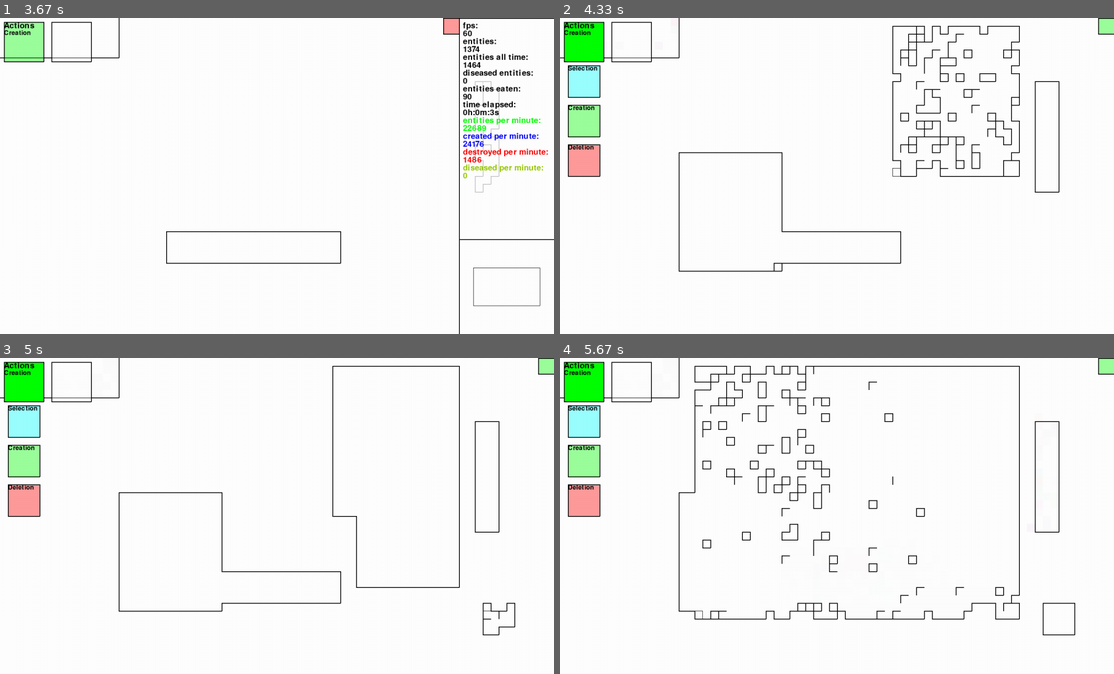
Above: before the commit, frames 1-4 (two rows, left to right).
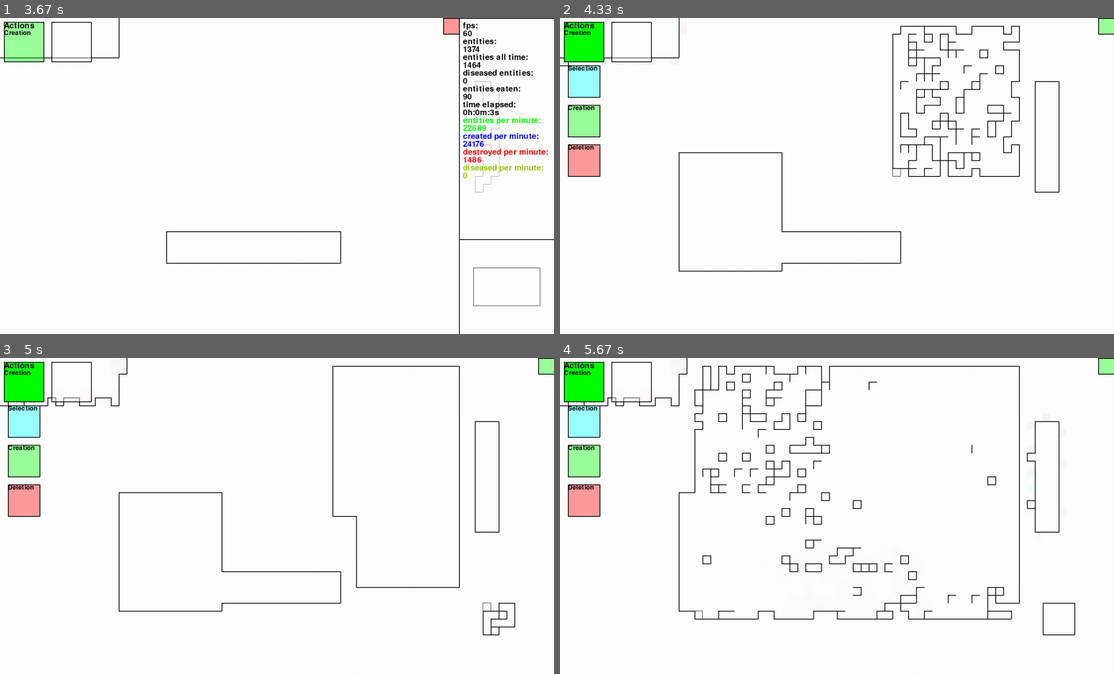
Above: after the commit, the same moments.

Repository: sbwhitt/pygame-life-simulation
Game: pygame game, started from main.py
The game is run twice, just before and just after one commit, with the same random seed, the same clock (stepped at 60 frames per second) and the same inputs.
Inputs (mouse positions are in pixels of both pictures, inside the frame that each line leads up to):
- Up to frame 1 (3.67 s): click (448, 24) at 0.38 s; press the mouse at (72, 40) at 0.7 s; move the mouse to (77, 103) at 0.8 s; release the mouse at (77, 166) at 0.93 s; tap Enter at 1 s; press the mouse at (22, 40) at 1.37 s; move the mouse to (144, 166) at 1.47 s; release the mouse at (265, 289) at 1.6 s; press the mouse at (22, 119) at 1.7 s; move the mouse to (44, 144) at 1.8 s; release the mouse at (72, 166) at 1.93 s; press the mouse at (22, 119) at 2.03 s; move the mouse to (127, 207) at 2.13 s; release the mouse at (232, 292) at 2.27 s; press the mouse at (548, 24) at 2.37 s; move the mouse to (376, 74) at 2.47 s; release the mouse at (204, 125) at 2.6 s; press the mouse at (72, 40) at 2.7 s; move the mouse to (199, 84) at 2.8 s; release the mouse at (332, 128) at 2.93 s; press the mouse at (504, 286) at 3.03 s; move the mouse to (337, 258) at 3.13 s; release the mouse at (171, 232) at 3.27 s; press the mouse at (504, 286) at 3.37 s; move the mouse to (493, 185) at 3.47 s; release the mouse at (476, 84) at 3.6 s
- Up to frame 2 (4.33 s): press the mouse at (582, 40) at 3.7 s; move the mouse to (681, 153) at 3.8 s; release the mouse at (776, 270) at 3.93 s; press the mouse at (1008, 24) at 4.03 s; move the mouse to (953, 97) at 4.13 s; release the mouse at (892, 172) at 4.27 s
- Up to frame 3 (5 s): press the mouse at (448, 364) at 4.37 s; move the mouse to (404, 474) at 4.47 s; release the mouse at (360, 585) at 4.6 s; press the mouse at (504, 626) at 4.7 s; move the mouse to (493, 617) at 4.8 s; release the mouse at (481, 607) at 4.93 s
- Up to frame 4 (5.67 s): press the mouse at (1008, 364) at 5.03 s; move the mouse to (925, 452) at 5.13 s; release the mouse at (837, 544) at 5.27 s; press the mouse at (1008, 364) at 5.37 s; move the mouse to (853, 490) at 5.47 s; release the mouse at (698, 613) at 5.6 s

Frame 1 is identical in both runs. In frame 2, 1.5% of the frame differs, in the area x 0-83%, y 2-81%; in frame 3, 0.2%; in frame 4, 2.8%, in the area x 0-86%, y 0-83%.

Commit message:
replace dirs with settings

Diff:
--- a/src/entities/entity.py
+++ b/src/entities/entity.py
@@ -19,11 +19,10 @@
             self.dna = DNA(args[2])
         else:
             self.dna = DNA(utils.get_random_color())
-        self.dirs = [(0, -settings.ENT_WIDTH), (-settings.ENT_WIDTH, 0), (0, settings.ENT_WIDTH), (settings.ENT_WIDTH, 0)]
 
     def update(self, surroundings: list["Entity"]) -> "Entity":
-        if self.dna.diseased:
-            self.dna.recover()
+        # if self.dna.diseased:
+        #     self.dna.recover()
         neighbor = self._choose_neighbor(surroundings)
         if neighbor != None:
             return neighbor
@@ -42,7 +41,6 @@
                 offspring.dna.mutate()
             else:
                 offspring.dna.inherit(self.dna)
-
             self._degenerate()
             self._broadcast(offspring)
             return offspring
@@ -72,13 +70,13 @@
     def _move(self, choice: int) -> None:
         if self.dna.move_timer > settings.MOVE_INTERVAL:
             if choice == 0 and self.rect.top != 0:  # up
-                self.rect = self.rect.move(0, -settings.ENT_WIDTH)
+                self.rect = self.rect.move(settings.DIRS[choice][0], settings.DIRS[choice][1])
             elif choice == 1 and self.rect.left != 0:  # left
-                self.rect = self.rect.move(-settings.ENT_WIDTH, 0)
+                self.rect = self.rect.move(settings.DIRS[choice][0], settings.DIRS[choice][1])
             elif choice == 2 and self.rect.bottom <= settings.WORLD_SIZE:  # down
-                self.rect = self.rect.move(0, settings.ENT_WIDTH)
+                self.rect = self.rect.move(settings.DIRS[choice][0], settings.DIRS[choice][1])
             elif choice == 3 and self.rect.right < settings.WORLD_SIZE:  # right
-                self.rect = self.rect.move(settings.ENT_WIDTH, 0)
+                self.rect = self.rect.move(settings.DIRS[choice][0], settings.DIRS[choice][1])
             self.dna.move_timer = 0
             self.loc = (self.rect.left, self.rect.top)
 
@@ -98,8 +96,8 @@
             if self.edges[i]:
                 choices.append(i)
         if len(choices) > 0:
-            choice = random.randint(0, len(choices)-1)
-            return utils.add_twoples(self.loc, self.dirs[choice])
+            choice = choices[random.randint(0, len(choices)-1)]
+            return utils.add_twoples(self.loc, settings.DIRS[choice])
         return None
 
     def _degenerate(self) -> None:
--- a/src/interface/mouse.py
+++ b/src/interface/mouse.py
@@ -39,10 +39,6 @@
         self.click_timer = 0
         self.spawn_modulus = 250
         self.spawn_interval = 0
-        self.deltas = [(settings.ENT_WIDTH, 0), (-settings.ENT_WIDTH, 0),
-                       (0, -settings.ENT_WIDTH), (0, settings.ENT_WIDTH),
-                       (settings.ENT_WIDTH, settings.ENT_WIDTH), (-settings.ENT_WIDTH, settings.ENT_WIDTH),
-                       (settings.ENT_WIDTH, -settings.ENT_WIDTH), (-settings.ENT_WIDTH, -settings.ENT_WIDTH)]
 
     def render_cursor(self, screen: pygame.display, i_map_active: bool) -> None:
         if not i_map_active:
@@ -51,8 +47,8 @@
 
     def spawn_outward(self, e_man: EntityManager, pos: tuple, color: pygame.Color, elapsed) -> None:
         if self._increase_spawn_interval(elapsed):
-            for i in range(0, len(self.deltas)):
-                d = utils.multiply_twople_by_constant(self.deltas[i], self.spawn_interval)
+            for i in range(0, len(settings.DIRS)):
+                d = utils.multiply_twople_by_constant(settings.DIRS[i], self.spawn_interval)
                 pos_i = (utils.add_twoples(pos, d))
                 e_man.place_entity(pos_i, color)
 
--- a/src/utils/map.py
+++ b/src/utils/map.py
@@ -8,16 +8,12 @@
         self.width = w
         self.height = h
         self.grid = {}
-        self.dirs = [(0, -settings.ENT_WIDTH),
-                       (-settings.ENT_WIDTH, 0),
-                       (0, settings.ENT_WIDTH),
-                       (settings.ENT_WIDTH, 0)]
         self._build_grid()
 
     def get_surroundings(self, pos: tuple) -> list[Entity]:
         surroundings = [None, None, None, None]
         for i in range(0, len(surroundings)):
-            tile = self.grid.get(utils.add_twoples(pos, self.dirs[i]))
+            tile = self.grid.get(utils.add_twoples(pos, settings.DIRS[i]))
             if tile and len(tile) > 0:
                 surroundings[i] = tile[0]
         return surroundings
--- a/static/settings.py
+++ b/static/settings.py
@@ -29,11 +29,15 @@
 MOVE_INTERVAL = 50
 DIR_INTERVAL = 700
 # chances are 1/<value>
-MUTATE_CHANCE = 100
-DISEASE_SPREAD_CHANCE = 15
+MUTATE_CHANCE = 75
+DISEASE_SPREAD_CHANCE = 10
 ENTITY_LIMIT = 10000
 # must divide evenly into window height and width (5, 10, 20, 40...)
 ENT_WIDTH = 20
+DIRS = [(0, -ENT_WIDTH), (-ENT_WIDTH, 0),
+        (0, ENT_WIDTH), (ENT_WIDTH, 0),
+        (-ENT_WIDTH, -ENT_WIDTH), (ENT_WIDTH, ENT_WIDTH),
+        (ENT_WIDTH, ENT_WIDTH), (ENT_WIDTH, -ENT_WIDTH)]
 
 # in game settings
 IN_GAME_SETTINGS= {"MARK_DISEASED": 1, "LOGGING": 0, "HIGHLIGHT": 1}
